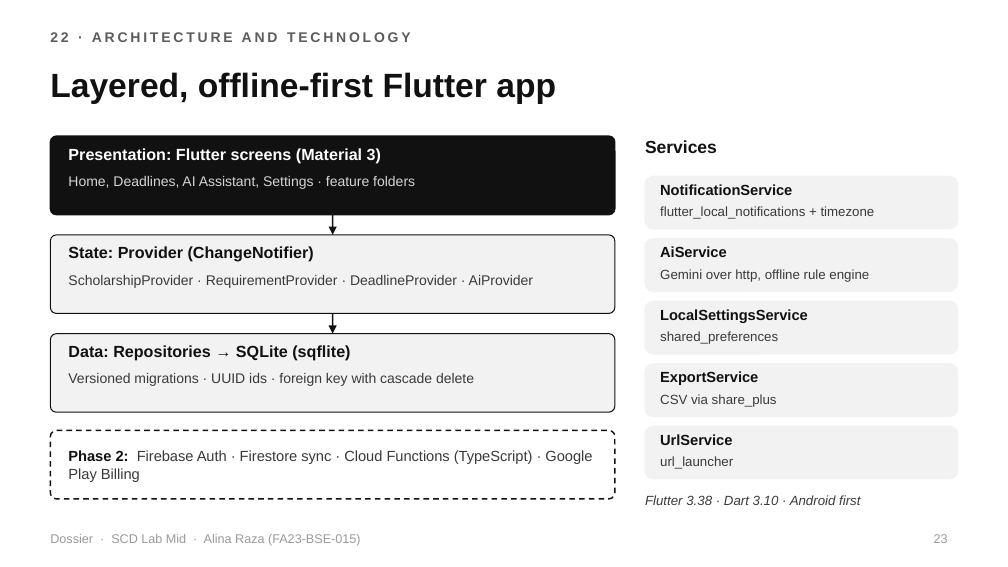
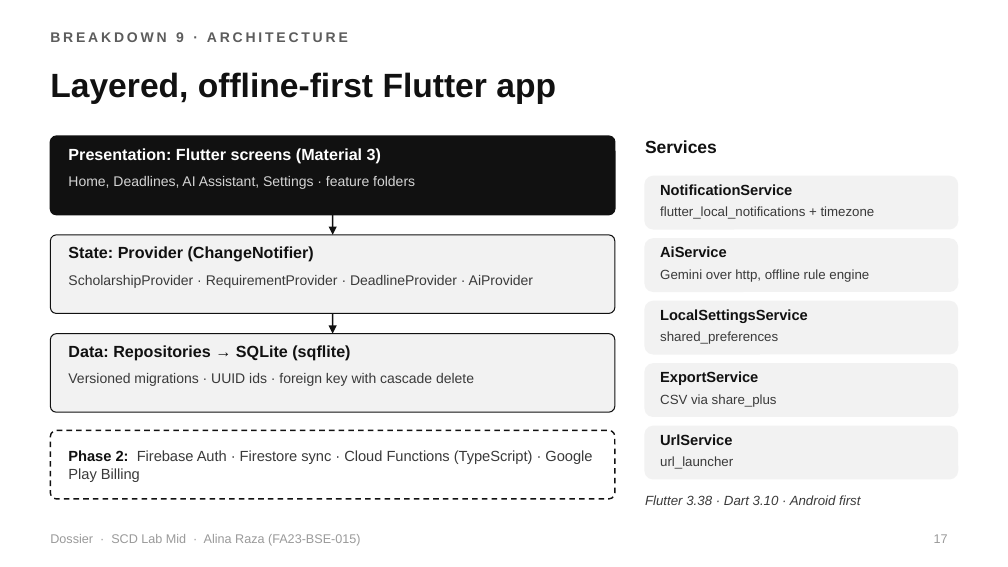
Before and after one commit to alinaraza2017/dossier, a slide deck: slide 17 of presentation_prep/02_Dossier_SCD_Lab_Mid.pptx (slide 23 before the commit). Drawn at 1008x567 pixels with LibreOffice and Linux fonts; fonts in the diff are those of the drawing. Boxes give left, top, right and bottom in pixels: in the first picture for what was removed or moved away, otherwise in the second. Text is boxed around its words. In the diff, an @@ line names an element or a change of style, - is before the commit and + after.

```diff
--- a/presentation_prep/02_Dossier_SCD_Lab_Mid.pptx
+++ b/presentation_prep/02_Dossier_SCD_Lab_Mid.pptx
@@ text at [50, 32, 348, 42]: text changed @@
-22 · ARCHITECTURE AND TECHNOLOGY
+BREAKDOWN 9 · ARCHITECTURE
@@ page number at [934, 534, 948, 543]: text changed @@
-23
+17
```
Also in this commit, not shown: 23 other slides changed, 7 slides added, 6 other files.
